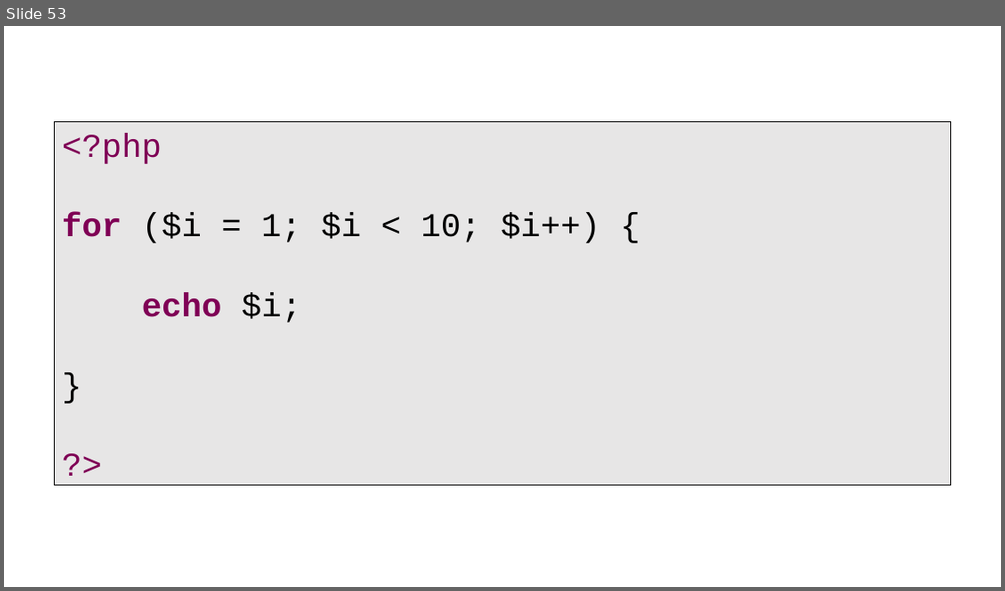
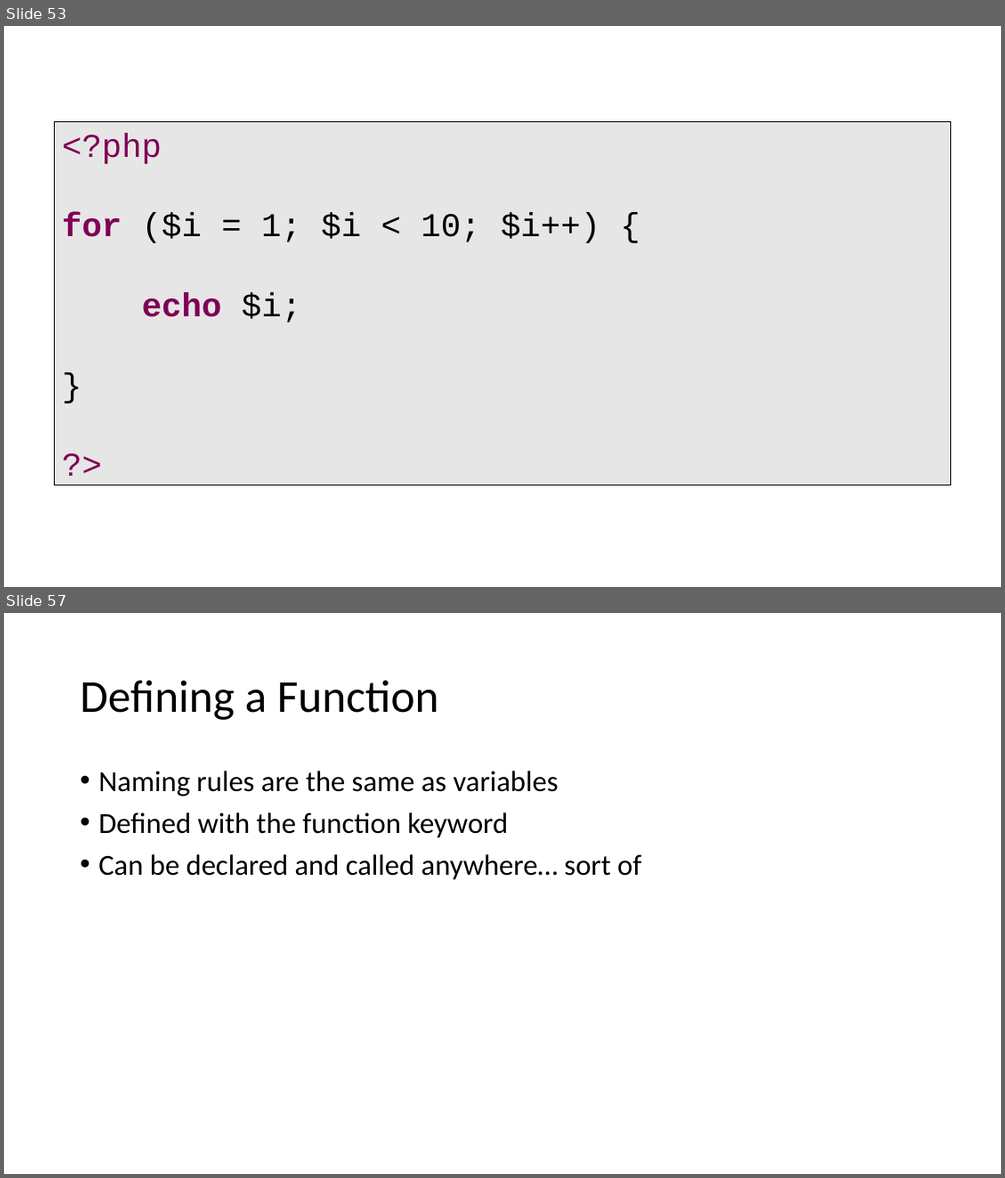
Before and after one commit to PHPEmbark/curriculum, a slide deck: course/1 - Basic Programming/Basics Of Programming.pptx. Shown one above the other, each under a label of ours: slide 53 before the commit, slides 53 and 57 after it; the slides between them are not shown. The pictures are 1005x591 and 1005x1178 pixels, drawn with LibreOffice and Linux fonts; fonts in the diff are those of the drawing. Boxes give left, top, right and bottom in pixels: in the first picture for what was removed or moved away, otherwise in the second. Text is boxed around its words. In the diff, an @@ line names an element or a change of style, - is before the commit and + after.

Commit message:
Moar powerpoint
Functions and files.

```diff
--- a/course/1 - Basic Programming/Basics Of Programming.pptx
+++ b/course/1 - Basic Programming/Basics Of Programming.pptx
@@ slide 57 added at (4,613,1001,1174), background #FFFFFF @@
@@ title added at (80,680,439,720), 44 pt, text #000000 @@
+Defining a Function
@@ text added at (98,771,641,880), 28 pt, text #000000 @@
+• Naming rules are the same as variables
+• Defined with the function keyword
+• Can be declared and called anywhere… sort of
```
Also in this commit, not shown: 17 other slides added.
